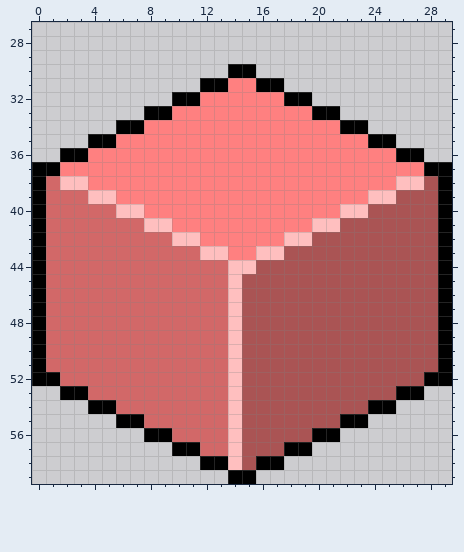
Pixel-art sprite -- public_html/em/img/building2 (copia).png. The picture above is the old version.
The file is 30x60 pixels. Shown: x 0..29, y 27..59.
New version:
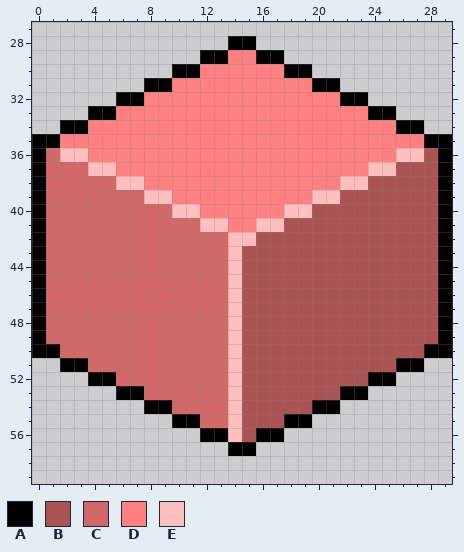
Palette (. is transparent): A #000000  B #aa5454  C #d26868  D #ff8080  E #ffbfbf
The edit:
Changed rows in their new state; - is an unchanged pixel.
first column x 0:
28 --------------AA--------------
29 ------------AADDAA------------
30 ----------AADDDDDDAA----------
31 --------AADDDD--DDDDAA--------
32 ------AADDDD------DDDDAA------
33 ----AADDDD----------DDDDAA----
34 --AADDDD--------------DDDDAA--
35 AADDDD------------------DDDDAA
36 ACEE----------------------EEBA
37 -CCCEE------------------EEBBB-
38 --CCCCEE--------------EEBBBB--
39 ----CCCCEE----------EEBBBB----
40 ------CCCCEE------EEBBBB------
41 --------CCCCEE--EEBBBB--------
42 ----------CCCCEEBBBB----------
43 ------------CCEBBB------------
44 ---------------B--------------
first column x 0:
50 -A--------------------------A-
51 ..AA----------------------AA..
52 ....AA------------------AA....
53 --....AA--------------AA....--
54 ----....AA----------AA....----
55 ------....AA------AA....------
56 --------....AA--AA....--------
57 ----------....AA....----------
58 ------------......------------
59 --------------..--------------
